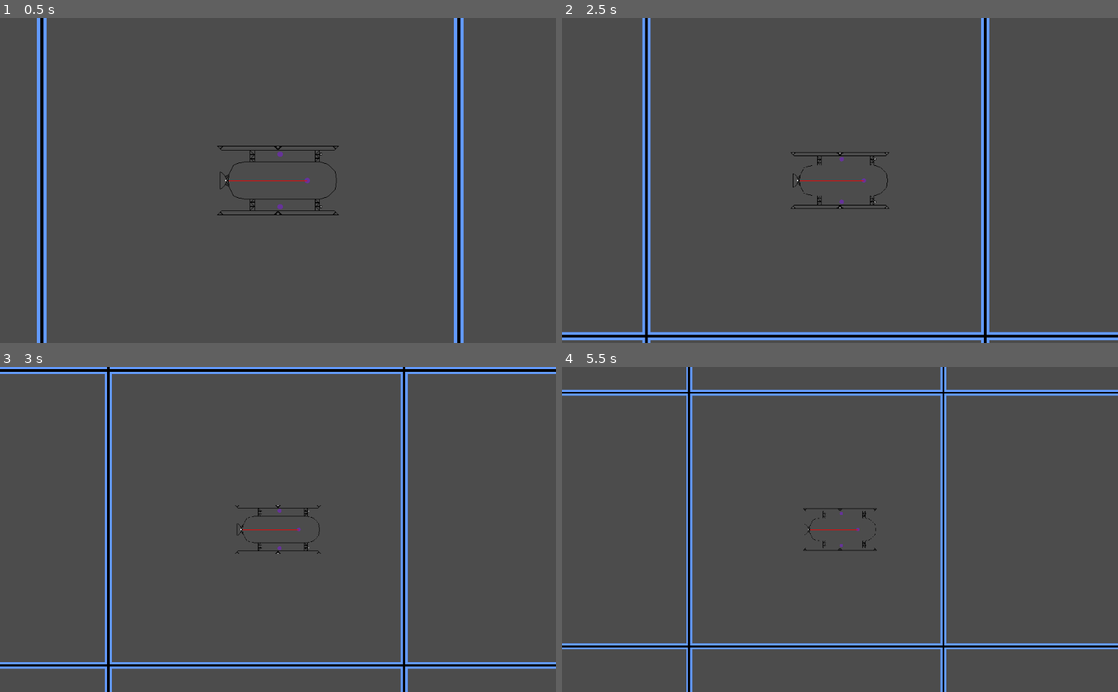
Above: before the commit, frames 1-4 (two rows, left to right).
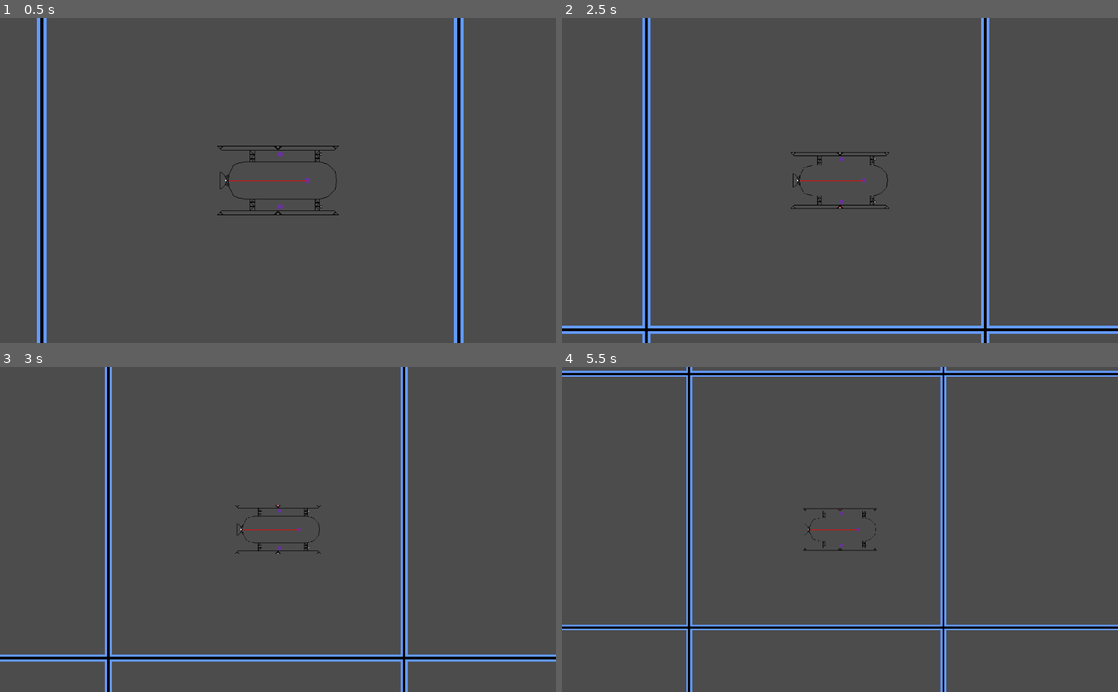
Above: after the commit, the same moments.

Repository: LottieVixen/space-game
Game: Godot game, scene res://levels/World.tscn
The game is run twice, just before and just after one commit, with the same random seed, the same clock (stepped at 60 frames per second) and the same inputs.
Inputs (mouse positions are in pixels of both pictures, inside the frame that each line leads up to):
- Up to frame 1 (0.5 s): no input
- Up to frame 2 (2.5 s): tap Enter at 0.5 s; move the mouse to (962, 164) at 0.52 s; hold Middle mouse button (breakpoint_trigger, bound only after t… 0.53-1.28 s; hold Right (right) 0.53-2.03 s; click (962, 164) at 0.67 s; tap Space (jump) at 0.77, 1.52, 2 s; move the mouse to (728, 196) at 1.27 s; tap Mouse wheel up (zoom_in) at 1.35 s; click (728, 196) at 1.42 s; tap Middle mouse button (breakpoint_trigger, bound only after t… at 1.55, 2.3 s; move the mouse to (895, 109) at 2.02 s; hold Left (left) from 2.03 s (still down); hold Mouse wheel down (zoom_out) from 2.03 s (still down); click (895, 109) at 2.17 s
- Up to frame 3 (3 s): move the mouse to (250, 594) at 2.77 s; release Left (left) at 2.78 s; release Mouse wheel down (zoom_out) at 2.78 s; hold Right (right) from 2.78 s (still down); tap Middle mouse button (breakpoint_trigger, bound only after t… at 2.85 s; click (250, 594) at 2.92 s
- Up to frame 4 (5.5 s): tap Space (jump) at 3.02, 3.77, 4.52 s; move the mouse to (1006, 578) at 3.52 s; hold Middle mouse button (breakpoint_trigger, bound only after t… 3.53-4.28 s; click (1006, 578) at 3.67 s; move the mouse to (673, 480) at 4.27 s; release Right (right) at 4.28 s; hold Left (left) 4.28-5.03 s; tap Mouse wheel up (zoom_in) at 4.35 s; click (673, 480) at 4.42 s; tap Middle mouse button (breakpoint_trigger, bound only after t… at 4.55, 5.3 s; move the mouse to (867, 529) at 5.02 s; hold Right (right) from 5.03 s (still down); hold Mouse wheel down (zoom_out) from 5.03 s (still down); click (867, 529) at 5.17 s

Frame 1 is identical in both runs. In frame 2, 4.2% of the frame differs, in the area x 0-100%, y 57-100%; in frame 3, 6.5%; in frame 4, 7.6%, in the area x 0-100%, y 1-87%.

Commit message:
broke down math around the main thruster and added some more input/controls

Diff:
--- a/levels/Ship_03.gd
+++ b/levels/Ship_03.gd
@@ -12,11 +12,15 @@
 onready var thrust_up = half * Vector2.DOWN
 onready var thrust_down = half * Vector2.UP
 
+var break_this_time = false
+
 #controls
 var forward = 0
 var reverse = 0
 var roll_left = 0
 var roll_right = 0
+var strafe_left = 0
+var strafe_right = 0
 
 func _ready():
 	screensize = get_viewport().get_visible_rect().size
@@ -62,8 +66,22 @@
 		roll_right = 0
 		$Thrusters/Left/Front/highlight.visible = false
 		$Thrusters/Right/Rear/highlight.visible = false
+	if Input.is_action_pressed("left"):
+		strafe_left = 1
+		$Thrusters/Right/Mid/highlight.visible = true
+	else:
+		strafe_left = 0
+		$Thrusters/Right/Mid/highlight.visible = false
+	if Input.is_action_pressed("right"):
+		strafe_right = 1
+		$Thrusters/Left/Mid/highlight.visible = true
+	else:
+		strafe_right = 0
+		$Thrusters/Left/Mid/highlight.visible = false
+	$Thrusters/Rear/highlight.visible = bool(forward)
 
-	$Thrusters/Rear/highlight.visible = bool(forward)
+	if Input.is_action_pressed("breakpoint_trigger"):
+		break_this_time = true
 
 func _integrate_forces(_state):
 	#if !centered:
@@ -74,19 +92,30 @@
 	#	centered = true
 	#add_force($Thrusters/Rear.global_position, thrust_force * forward)
 	#apply impulse vector for rear thruster #Issue
-	apply_impulse(
-		to_local($Thrusters/Rear.global_position),
-		thrust_force.rotated(global_rotation) * forward
-		)
+	#breakdown
+	#apply_impulse(to_local($Thrusters/Rear.global_position), thrust_force.rotated(global_rotation) * forward)
+	var global_loc = $Thrusters/Rear.global_position
+	var local_loc = to_local(global_loc)
+	var origin_thrust = thrust_force
+	var rot_thrust = origin_thrust.rotated(global_rotation)
+	var calc_thrust = rot_thrust * forward
+	#apply_impulse(local_loc, calc_thrust)
+	apply_central_impulse(calc_thrust)
+	if break_this_time:
+		pass
+	#Reverse
 	apply_impulse(to_local($Thrusters/Left/Forward.global_position), thrust_rev * reverse)
 	apply_impulse(to_local($Thrusters/Right/Forward.global_position), thrust_rev * reverse)
-
+	#Roll Left
 	apply_impulse(to_local($Thrusters/Left/Rear.global_position), thrust_up * roll_left)
 	apply_impulse(to_local($Thrusters/Right/Front.global_position), thrust_down * roll_left)
-
+	#Roll Right
 	apply_impulse(to_local($Thrusters/Left/Front.global_position), thrust_up * roll_right)
 	apply_impulse(to_local($Thrusters/Right/Rear.global_position), thrust_down * roll_right)
-
+	#Strafe left
+	apply_impulse(to_local($Thrusters/Right/Mid.global_position), thrust_down * strafe_left)
+	#Strafe right
+	apply_impulse(to_local($Thrusters/Left/Mid.global_position), thrust_up * strafe_right)
 
 func debug():
 	print("local:" + String(to_local($Thrusters/Rear.global_position)))
--- a/project.godot
+++ b/project.godot
@@ -100,6 +100,11 @@
 , Object(InputEventMouseButton,"resource_local_to_scene":false,"resource_name":"","device":-1,"alt":false,"shift":false …(203 unchanged characters)…
  ]
 }
+breakpoint_trigger={
+"deadzone": 0.5,
+"events": [ Object(InputEventMouseButton,"resource_local_to_scene":false,"resource_name":"","device":-1,"alt":false,"shift":false,"control":false,"meta":false,"command":false,"button_mask":0,"position":Vector2( 0, 0 ),"global_position":Vector2( 0, 0 ),"factor":1.0,"button_index":3,"pressed":false,"doubleclick":false,"script":null)
+ ]
+}
 
 [layer_names]
 
